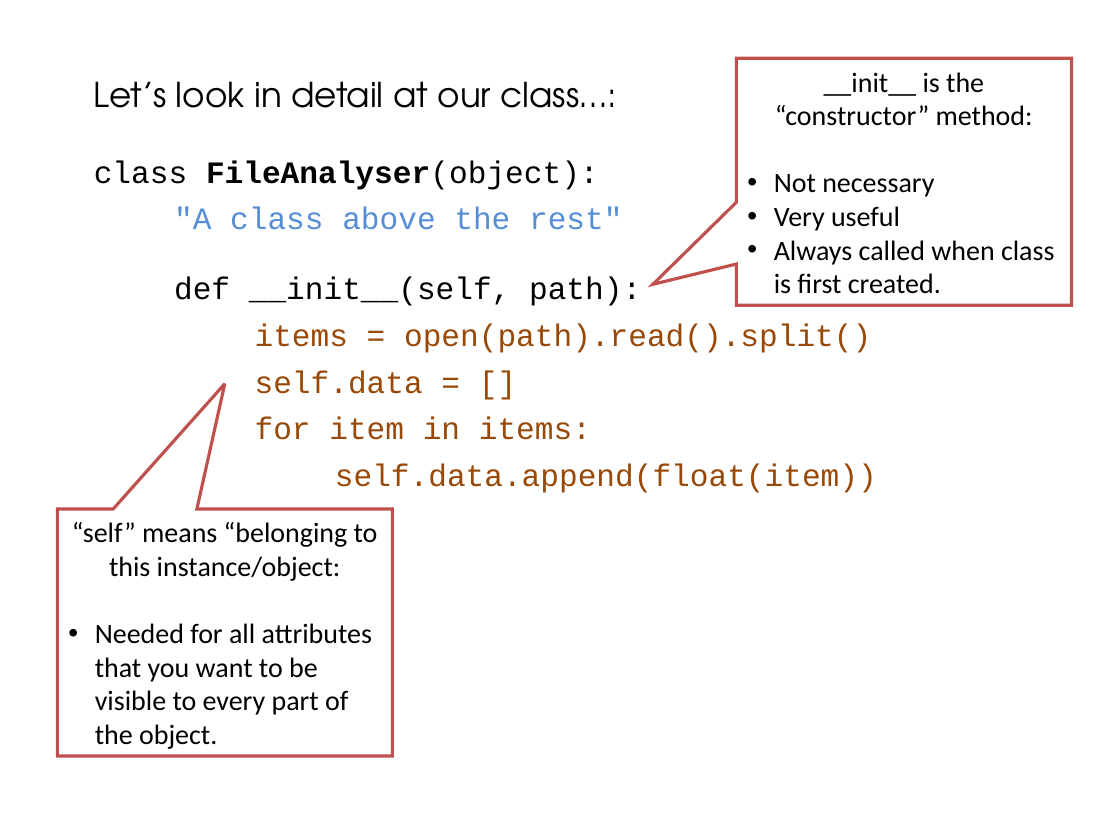
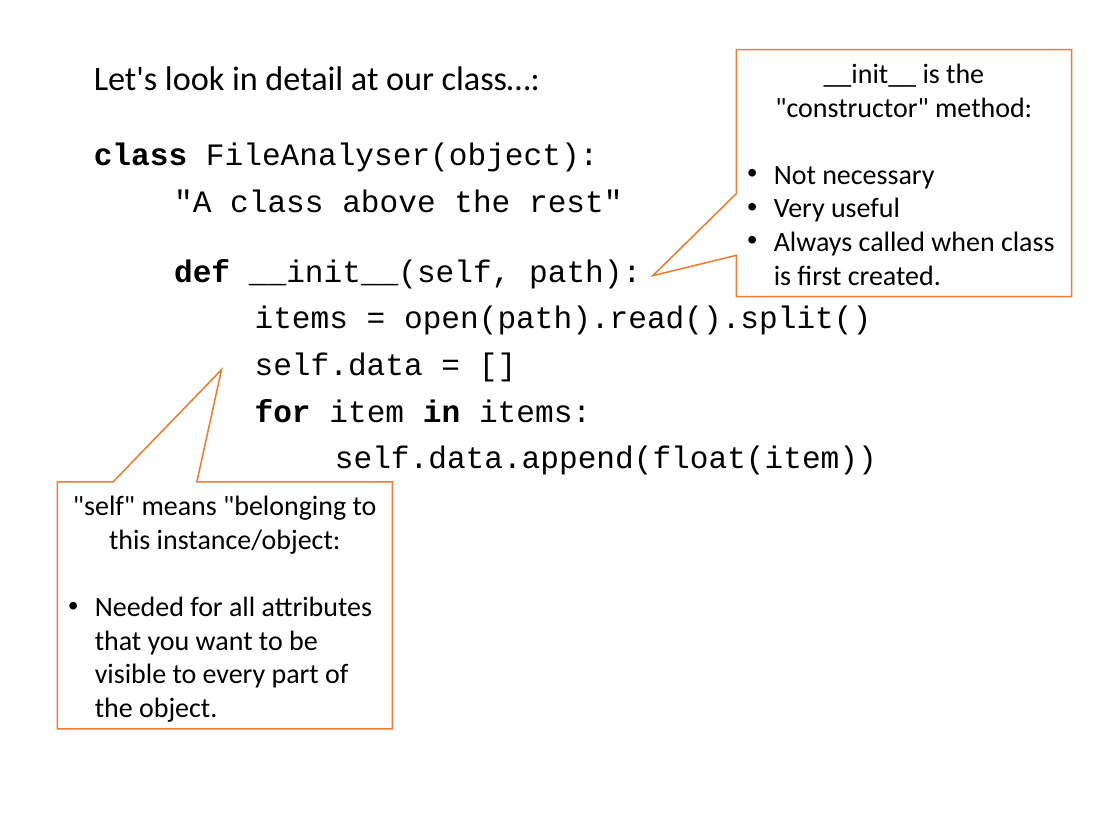
Before and after one commit to ncasuk/ncas-isc, a slide deck: slide 9 of python/presentations/learning_python/22_ceda-oop.ppt. Drawn at 1120x840 pixels with LibreOffice and Linux fonts; fonts in the diff are those of the drawing; background and template pictures are left out. Boxes give left, top, right and bottom in pixels: in the first picture for what was removed or moved away, otherwise in the second. Text is boxed around its words. In the diff, an @@ line names an element or a change of style, - is before the commit and + after.

```diff
--- a/python/presentations/learning_python/22_ceda-oop.ppt
+++ b/python/presentations/learning_python/22_ceda-oop.ppt
@@ text "Let's look in detail at ...": place and size @@
-text "Let's look in detail at ..." at [94,81,877,493]
+text "Let's look in detail at ..." at [94,66,877,475]
@@ speech box "__init__ is the "constructor" method:": place and size @@
-speech box "__init__ is the "constructor" method:" at [736,58,1071,305]
+speech box "__init__ is the "constructor" method:" at [736,49,1071,297]
@@ speech box "__init__ is the "constructor" method:" at [736,49,1071,297]: outline #C0504D 2.01 pt to #ED7D31 0.99 pt @@
@@ text at [94,66,540,91]: text changed; font TeX Gyre Adventor to Calibri @@
-Let’s look in detail at our class…:
+Let's look in detail at our class…:
@@ text in speech box at [775,63,1032,118]: text changed @@
-__init__ is the “constructor” method:
+__init__ is the "constructor" method:
@@ text at [94,143,877,475]: bold on in "class", "def", "for in"; bold off in "FileAnalyser(object):"; text colour #558ED5 to #000000 in ""A class above the rest""; text colour #984807 to #000000 in "items = open(path).read().split()", "self.data = []", "for item in items:", "self.data.append(float(item))" @@
@@ speech box ""self" means "belonging to this ...": place and size @@
-speech box ""self" means "belonging to this ..." at [57,510,392,756]
+speech box ""self" means "belonging to this ..." at [57,482,392,729]
@@ speech box ""self" means "belonging to this ..." at [57,482,392,729]: outline #C0504D 2.01 pt to #ED7D31 0.99 pt; proportions changed @@
@@ text in speech box at [73,495,377,554]: text changed @@
-“self” means “belonging to this instance/object:
+"self" means "belonging to this instance/object:
```
Also in this commit, not shown: 13 other slides changed, 4 other files.
